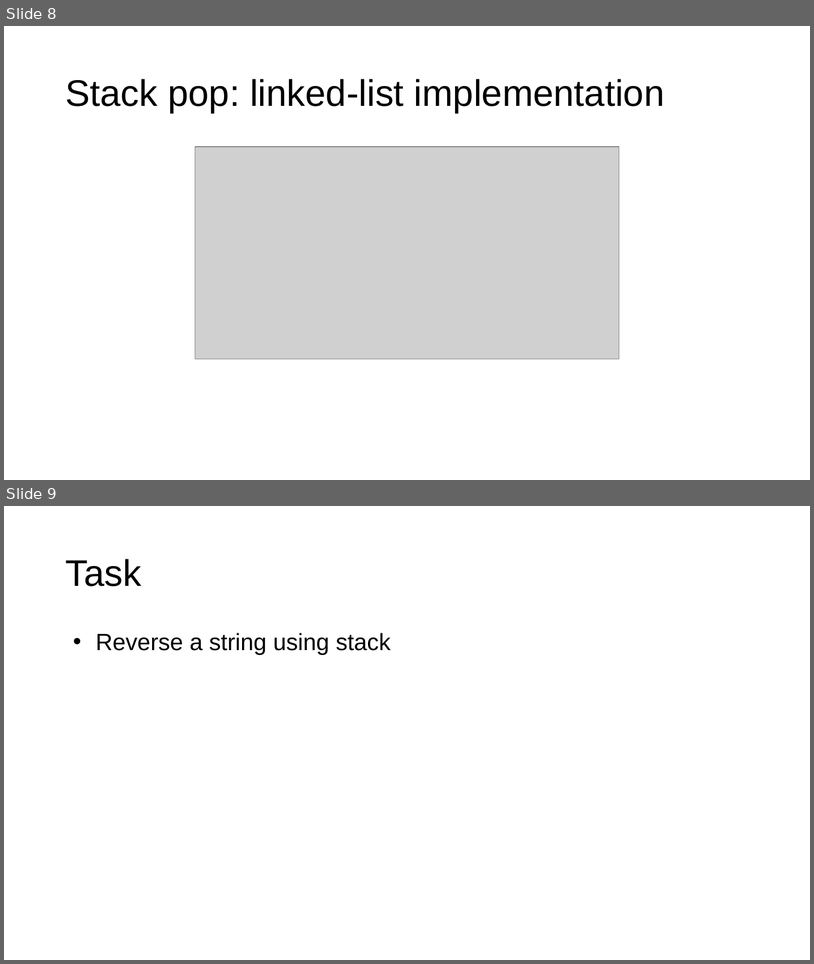
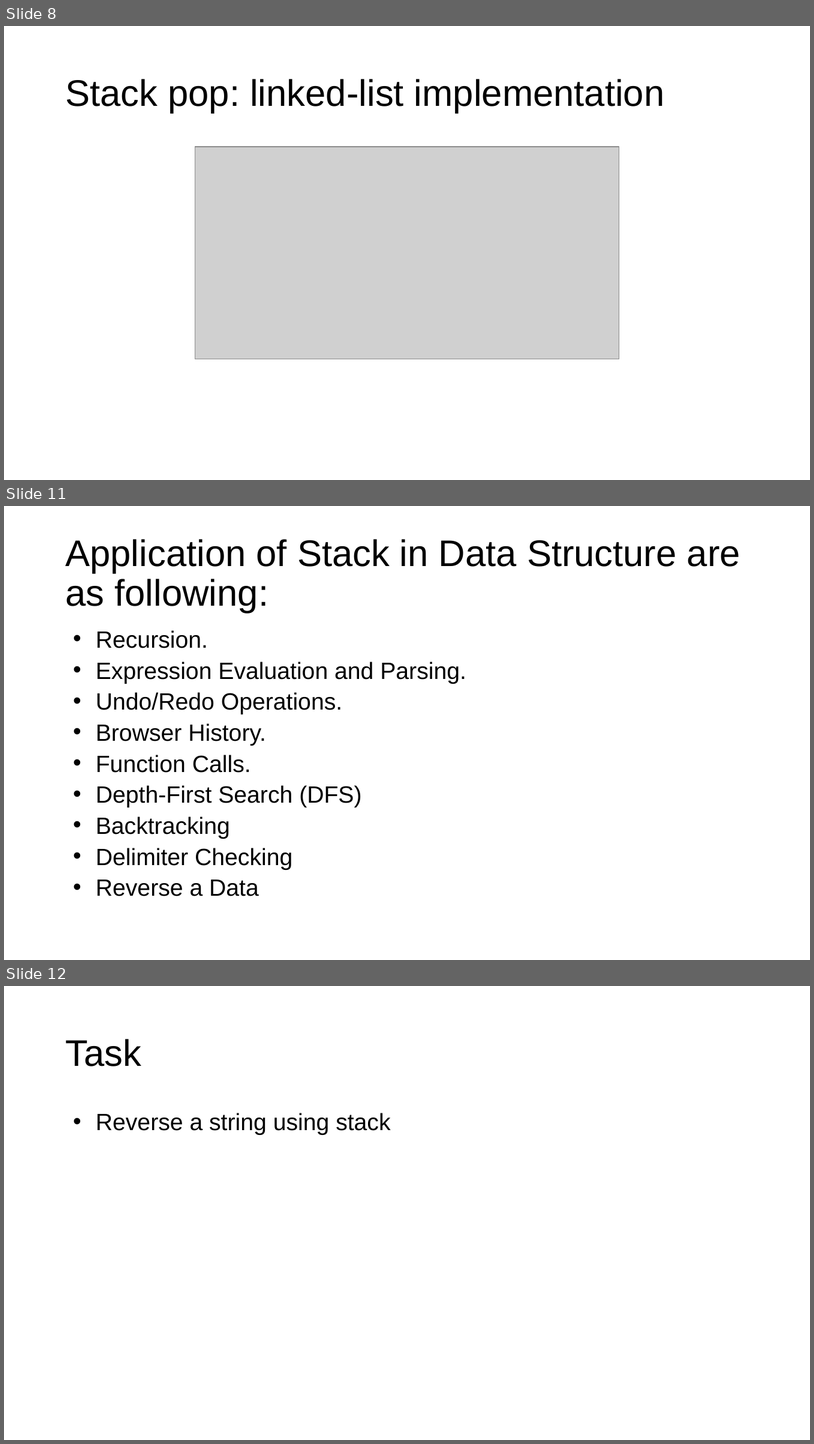
Before and after one commit to MuxammilSidd/FAST-KHI-Semester-3, a slide deck: Data Structures (Theory)/Slides/Ms. Rafia's GCR/DSA Week#04-05 Ms.Rafia.pptx. Shown one above the other, each under a label of ours: slides 8 and 9 before the commit, slides 8, 11 and 12 after it; the slides between them are not shown. The pictures are 814x964 and 814x1444 pixels, drawn with LibreOffice and Linux fonts; fonts in the diff are those of the drawing; grey boxes stand for pictures. Boxes give left, top, right and bottom in pixels: in the first picture for what was removed or moved away, otherwise in the second. Text is boxed around its words. In the diff, an @@ line names an element or a change of style, - is before the commit and + after.

```diff
--- a/Data Structures (Theory)/Slides/Ms. Rafia's GCR/DSA Week#04-05 Ms.Rafia.pptx
+++ b/Data Structures (Theory)/Slides/Ms. Rafia's GCR/DSA Week#04-05 Ms.Rafia.pptx
@@ slide 11 added at bbox=[4, 506, 810, 960], background #FFFFFF @@
@@ title added at bbox=[65, 539, 741, 613], 44 pt, text #000000 @@
+Application of Stack in Data Structure are as following:
@@ text added at bbox=[96, 630, 467, 896], 28 pt, text #000000 @@
+• Recursion.
+• Expression Evaluation and Parsing.
+• Undo/Redo Operations.
+• Browser History.
+• Function Calls.
+• Depth-First Search (DFS)
+• Backtracking
+• Delimiter Checking
+• Reverse a Data
@@ what was slide 9 is now slide 12 @@
```
Also in this commit, not shown: 1 slide changed, 6 other slides added, 45 other files.
